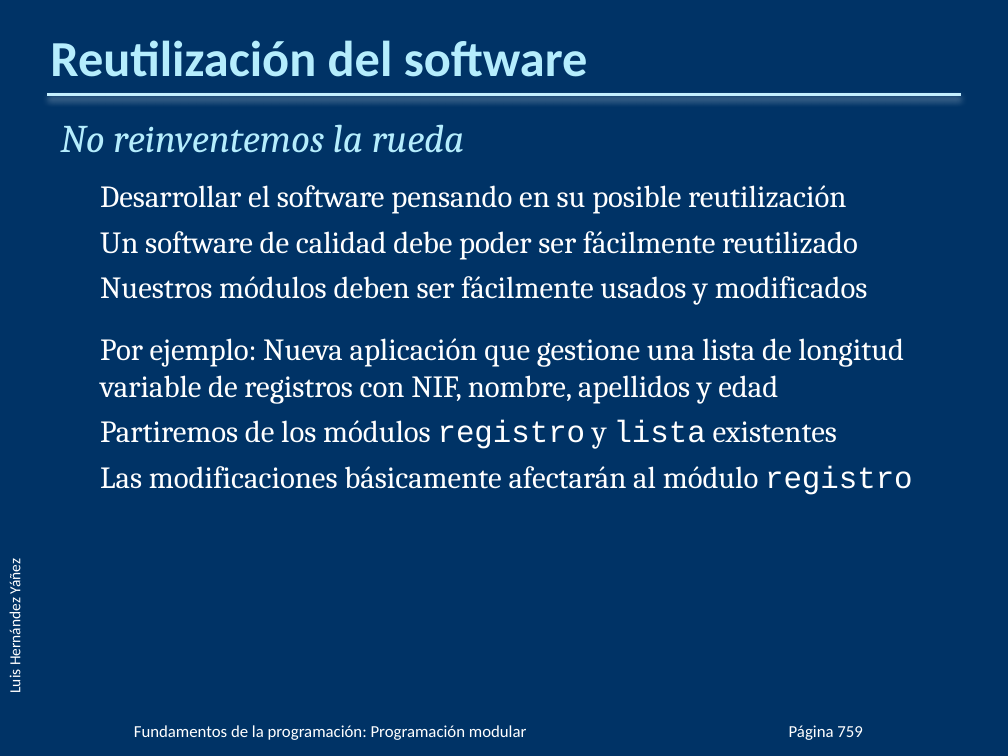
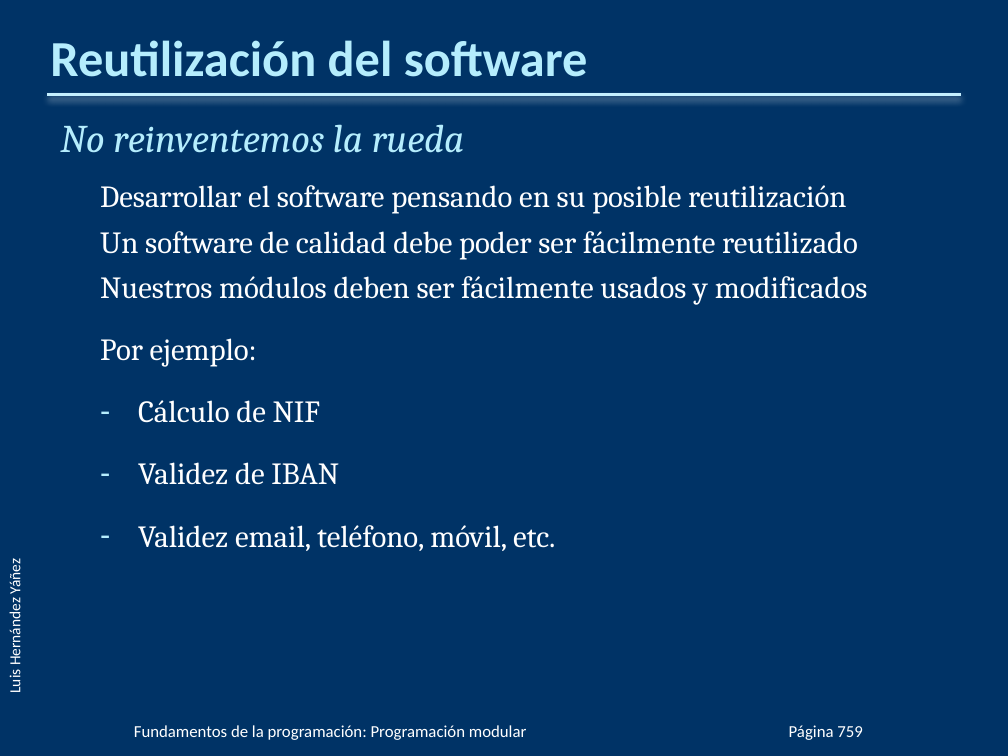
Before and after one commit to cmdgeneration/01-Fundamentos, a slide deck: slide 5 of PPTs/FP08.pptx. Drawn at 1008x756 pixels with LibreOffice and Linux fonts; fonts in the diff are those of the drawing; background and template pictures are left out. Boxes give left, top, right and bottom in pixels: in the first picture for what was removed or moved away, otherwise in the second. Text is boxed around its words. In the diff, an @@ line names an element or a change of style, - is before the commit and + after.

```diff
--- a/PPTs/FP08.pptx
+++ b/PPTs/FP08.pptx
@@ text at bbox=[100, 338, 556, 551]: text changed @@
-  Por ejemplo: Nueva aplicación que gestione una lista de longitud variable de registros con NIF, nombre, apellidos y edad
-  Partiremos de los módulos registro y lista existentes
-  Las modificaciones básicamente afectarán al módulo registro
+  Por ejemplo:
+  – Cálculo de NIF
+  – Validez de IBAN
+  – Validez email, teléfono, móvil, etc.
```
Also in this commit, not shown: 4 other files.
